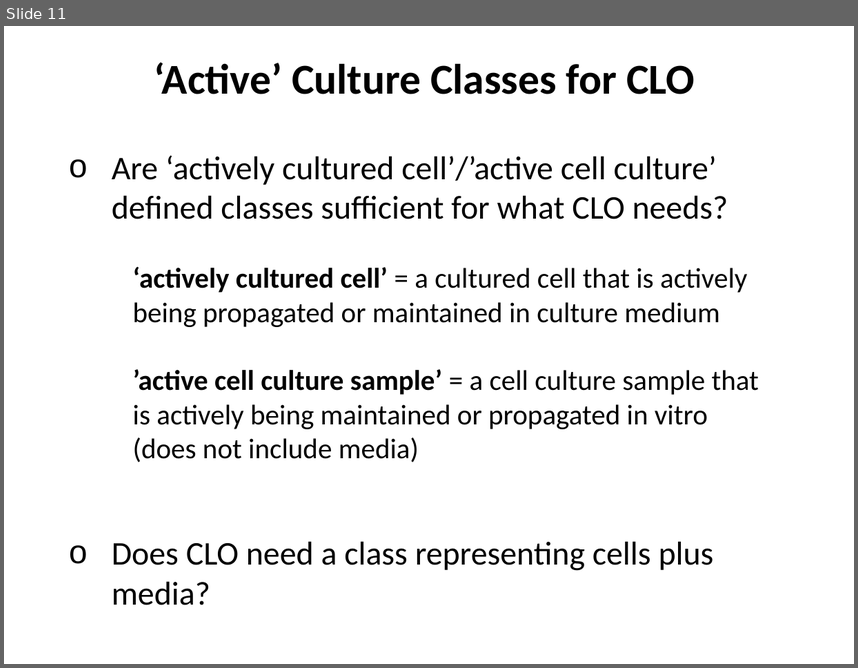
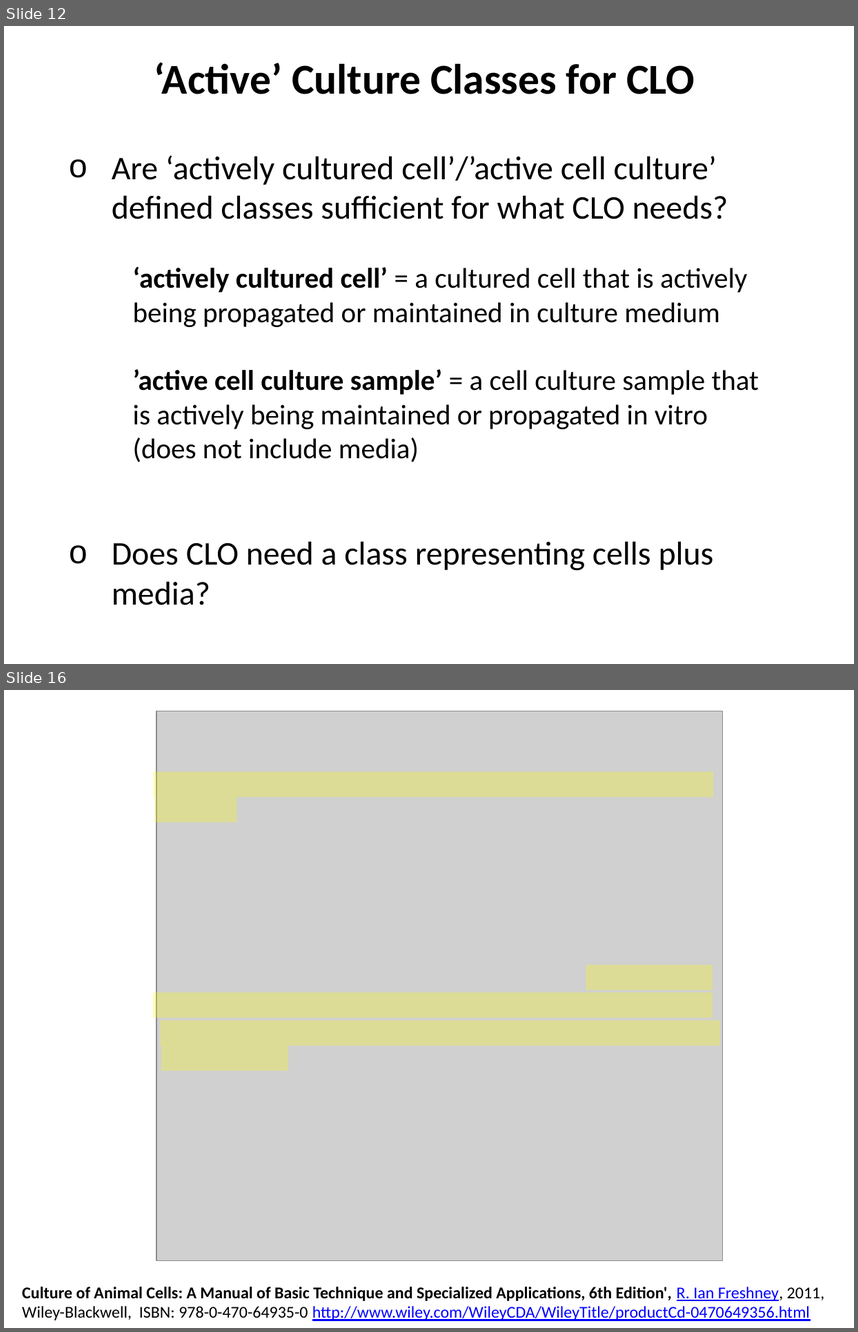
Before and after one commit to obi-ontology/obi-legacy-svn, a slide deck: trunk/docs/presentations/OBI-CLO-CL March 2013 Alignment/3-21-13_CLO-OBI_cell_culture_alignment.pptx. Shown one above the other, each under a label of ours: slide 11 before the commit, slides 12 and 16 after it; the slides between them are not shown. The pictures are 858x668 and 858x1332 pixels, drawn with LibreOffice and Linux fonts; fonts in the diff are those of the drawing; grey boxes stand for pictures. Boxes give left, top, right and bottom in pixels: in the first picture for what was removed or moved away, otherwise in the second. Text is boxed around its words. In the diff, an @@ line names an element or a change of style, - is before the commit and + after.

```diff
--- a/trunk/docs/presentations/OBI-CLO-CL March 2013 Alignment/3-21-13_CLO-OBI_cell_culture_alignment.pptx
+++ b/trunk/docs/presentations/OBI-CLO-CL March 2013 Alignment/3-21-13_CLO-OBI_cell_culture_alignment.pptx
@@ slide 16 added at [4,690,854,1328], background #FFFFFF @@
@@ group added at [153,711,722,1261]: 6 rectangles, 1 picture @@
@@ text added at [22,1286,825,1321], 14 pt, text #000000 @@
+Culture of Animal Cells: A Manual of Basic Technique and Specialized Applications, 6th Edition', R. Ian Freshney, 2011, Wiley-Blackwell, ISBN: 978-0-470-64935-0 http://www.wiley.com/WileyCDA/WileyTitle/productCd-0470649356.html
@@ what was slide 11 is now slide 12 @@
```
Also in this commit, not shown: 5 slides changed, 4 other slides added.
